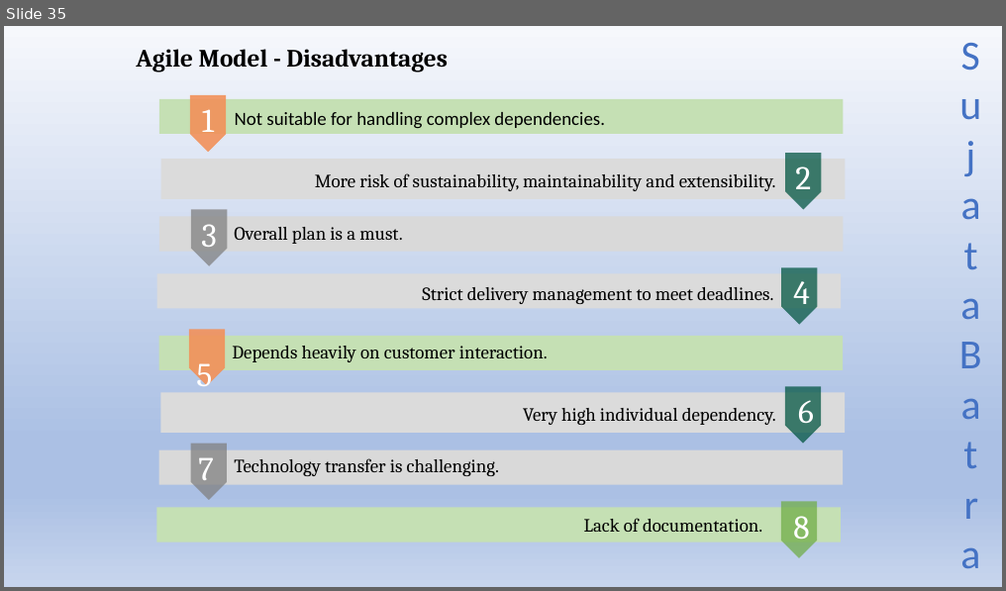
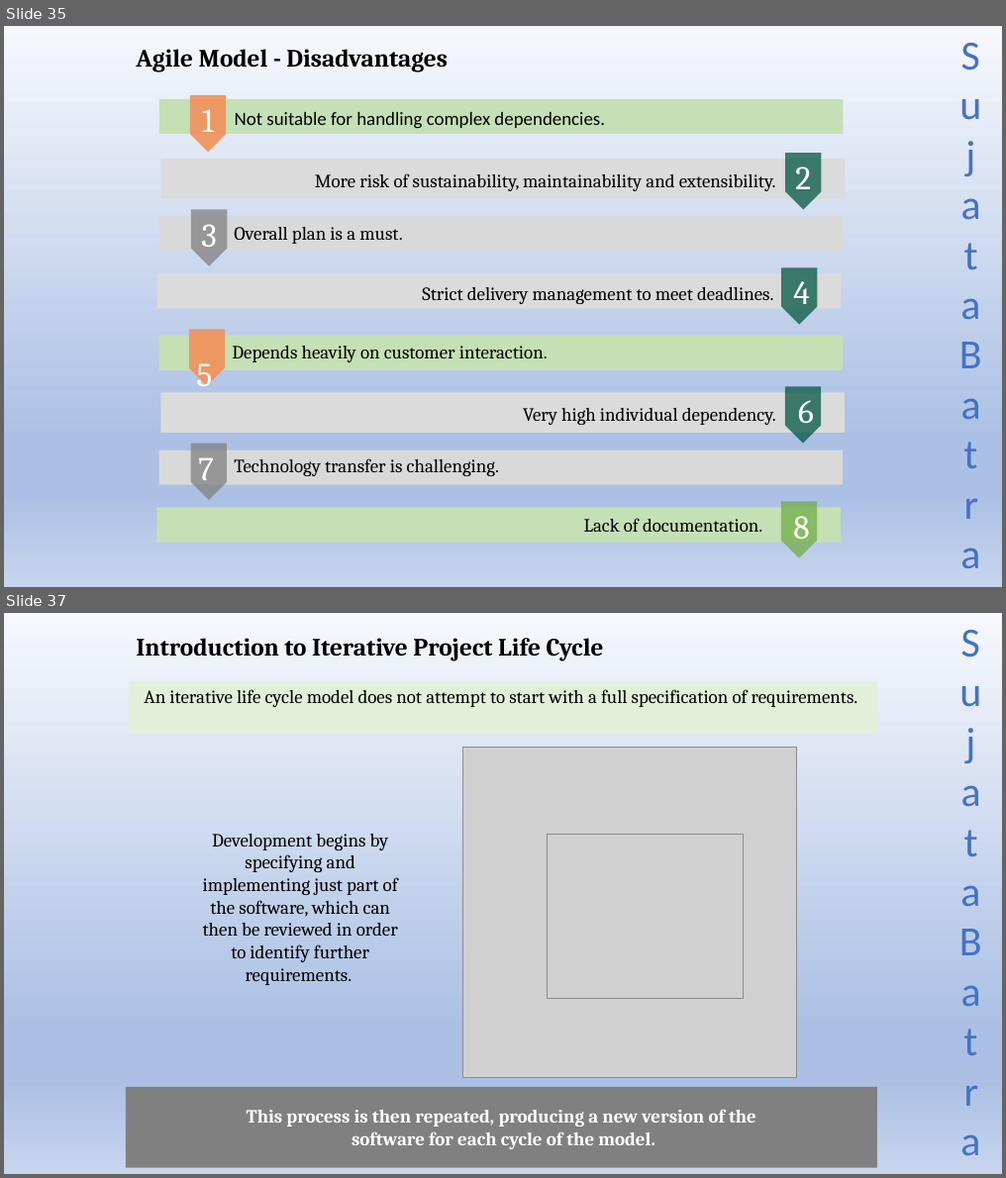
Before and after one commit to Sujatabatra/SapientNov2021QABatch, a slide deck: QA/QA Study Material.pptx. Shown one above the other, each under a label of ours: slide 35 before the commit, slides 35 and 37 after it; the slides between them are not shown. The pictures are 1006x591 and 1006x1178 pixels, drawn with LibreOffice and Linux fonts; fonts in the diff are those of the drawing; grey boxes stand for pictures. Boxes give left, top, right and bottom in pixels: in the first picture for what was removed or moved away, otherwise in the second. Text is boxed around its words. In the diff, an @@ line names an element or a change of style, - is before the commit and + after.

```diff
--- a/QA/QA Study Material.pptx
+++ b/QA/QA Study Material.pptx
@@ slide 37 added at <box>4,613,1002,1174</box>, background gradient #F6F8FC to #ABC0E4 to #C7D5ED; not listed: 1 template element that a slide beside it also shows @@
@@ text added at <box>136,638,604,662</box>, 24 pt, text #000000, bold @@
+Introduction to Iterative Project Life Cycle
@@ rectangle added at <box>129,682,877,735</box>, fill #E2F0D9, 18 pt, text #000000 @@
+An iterative life cycle model does not attempt to start with a full specification of requirements.
@@ picture added at <box>462,747,796,1078</box> @@
@@ text added at <box>203,834,398,985</box>, 18 pt, text #000000 @@
+Development begins by specifying and implementing just part of the software, which can then be reviewed in order to identify further requirements.
@@ picture added at <box>547,834,743,999</box> @@
@@ rectangle added at <box>126,1087,877,1167</box>, fill #808080, 18 pt, text #FFFFFF, bold @@
+This process is then repeated, producing a new version of the
+software for each cycle of the model.
```
Also in this commit, not shown: 25 other slides added.
